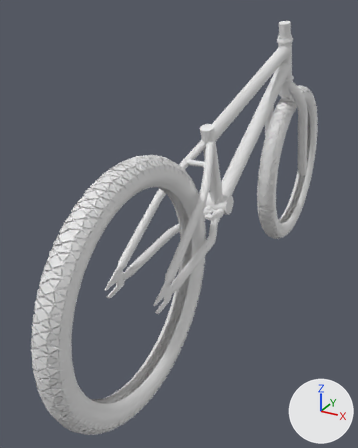
Renders of the Blender file bmx/bmx.blend from each side of a commit.
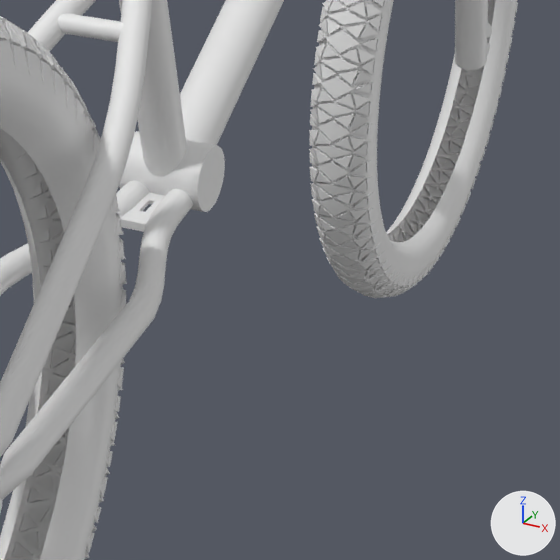
There are two pictures of each version: one whole from a camera (50 mm lens) standing at (0.673, -1.689, 0.352) and looking at (-0.155, -0.184, -0.401), one close up on the part from 48% to 91% of the width and 35% to 70% of the height. The lights are fixed; the arrows at lower right show +X, +Y and +Z.

Before the edit, the objects in view are built like this:
```python
me_cylinder_004 = bpy.data.meshes.new('Cylinder.004')
me_cylinder_004.from_pydata(...)  # a 28-sided cylinder along z spanning x -0.04..0.04, y -0.04..0.04, z -1.0..1.0
me_cylinder_004.polygons.foreach_set('use_smooth', [True] * 30)
me_cylinder_008 = bpy.data.meshes.new('Cylinder.008')
me_cylinder_008.from_pydata(...)  # 308 vertices, 282 faces; spans x 0.03..0.27, y -0.04..0.04, z -1.0..1.01
me_cylinder_008.polygons.foreach_set('use_smooth', [True] * 282)
me_cylinder_009 = bpy.data.meshes.new('Cylinder.009')
me_cylinder_009.from_pydata(...)  # a 28-sided cylinder along z spanning x -0.04..0.04, y -0.04..0.04, z -1.0..1.0
me_cylinder_009.polygons.foreach_set('use_smooth', [True] * 30)
ob_cylinder_002 = bpy.data.objects.new('Cylinder.002', me_cylinder_004)
ob_cylinder_002.location = (0.0, -0.235, -0.139)
ob_cylinder_002.rotation_euler = (0.343, 0.0, 0.0)  # degrees (20, 0, 0)
ob_cylinder_002.scale = (0.547, 0.547, 0.149)
ob_cylinder_008 = bpy.data.objects.new('Cylinder.008', me_cylinder_008)
ob_cylinder_008.location = (0.0, -0.424, -0.341)
ob_cylinder_008.rotation_euler = (1.714, 0.0, 0.0)  # degrees (98, 0, 0)
ob_cylinder_008.scale = (0.34, 0.34, 0.241)
_m = ob_cylinder_008.modifiers.new('Mirror', 'MIRROR')
ob_cylinder_009 = bpy.data.objects.new('Cylinder.009', me_cylinder_009)
ob_cylinder_009.location = (0.0, -0.172, -0.292)
ob_cylinder_009.rotation_euler = (0.0, 1.571, 0.0)  # degrees (0, 90, 0)
ob_cylinder_009.scale = (0.829, 0.829, 0.043)
# also in view: 'Plane' at (0.0, 0.694, -0.376); 'Cylinder.010' at (0.0, -0.349, -0.098); 'Cylinder.007' at (0.0, -0.501, -0.217); 'Cylinder.005' at (0.0, 0.596, -0.17); 'Plane.001' at (0.0, -0.708, -0.376)
```
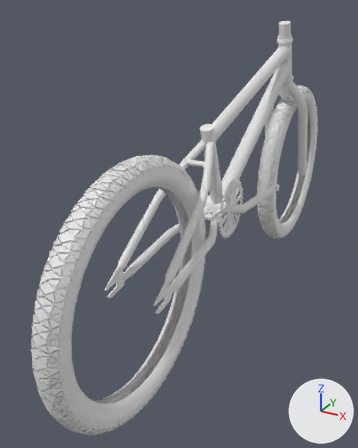
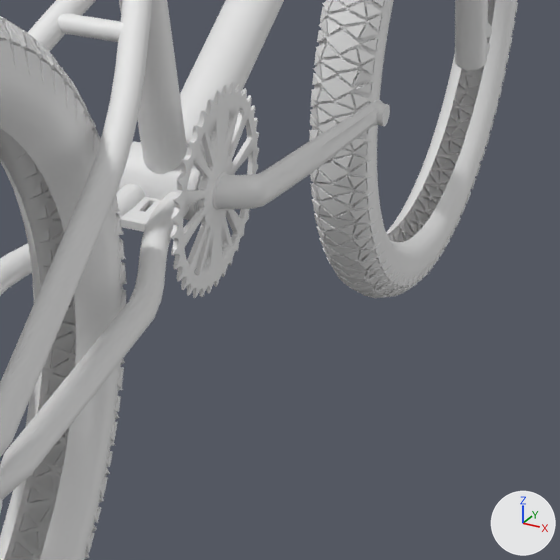
Boxes (x1, y1, x2, y2) around the edits, measured in the close-ups (560 x 560 px):
'Circle', added: after (171, 82, 259, 298)
'BezierCurve', added: after (212, 99, 390, 210)
'Cylinder.009', moved: before (119, 131, 225, 212); after (116, 142, 208, 220)

The change, as a diff of the scene's bpy script:
```diff
--- a/bmx/bmx.blend.py
+++ b/bmx/bmx.blend.py
@@ me_beziercurve_001 @@
+me_beziercurve_001.from_pydata(...)  # 1103 vertices, 1104 faces; spans x 0.05..0.126, y -0.017..0.313, z -0.018..0.018
+me_beziercurve_001.polygons.foreach_set('use_smooth', [True] * 1104)
@@ me_cylinder @@
+me_cylinder.from_pydata(...)  # an 18-sided cylinder along z spanning x -0.0098..0.0098, y -0.01..0.01, z -0.01..0.01
+me_cylinder.polygons.foreach_set('use_smooth', [True] * 20)
@@ me_circle @@
+me_circle.from_pydata(...)  # 224 vertices, 226 faces; spans x 0.0..0.0054, y -0.1067..0.0, z 0.0..0.1067
+me_circle.polygons.foreach_set('use_smooth', [True] * 226)
@@ me_cylinder_011 @@
+me_cylinder_011.from_pydata(...)  # 112 vertices, 85 faces; spans x 0.0..0.0496, y -0.032..0.032, z -0.032..0.032
+me_cylinder_011.polygons.foreach_set('use_smooth', [True] * 85)
@@ ob_cylinder_009 @@
 ob_cylinder_009 = bpy.data.objects.new('Cylinder.009', me_cylinder_009)
-ob_cylinder_009.location = (0.0, -0.172, -0.292)
+ob_cylinder_009.location = (0.0, -0.179, -0.301)
 ob_cylinder_009.rotation_euler = (0.0, 1.571, 0.0)  # degrees (0, 90, 0)
@@ ob_beziercurve @@
+ob_beziercurve = bpy.data.objects.new('BezierCurve', me_beziercurve_001)
+ob_beziercurve.location = (0.0, -0.179, -0.301)
@@ ob_circle @@
+ob_circle = bpy.data.objects.new('Circle', me_circle)
+ob_circle.location = (0.05, -0.179, -0.301)
+_vg = ob_circle.vertex_groups.new(name='Group')
+_vg.add([13, 15, 18, 31, 33, 53, 55, 58, 71, 73], 1.0, 'REPLACE')
+_vg = ob_circle.vertex_groups.new(name='Group.001')
+_vg.add([14, 17, 32, 36, 37, 54, 57, 72, 76, 77], 1.0, 'REPLACE')
+_m = ob_circle.modifiers.new('Bevel', 'BEVEL')
+_m.width = 0.003
+_m.width_pct = 0.003
+_m.segments = 3
+_m.limit_method = 'VGROUP'
+_m.vertex_group = 'Group'
+_m = ob_circle.modifiers.new('Bevel.001', 'BEVEL')
+_m.width = 0.003
+_m.width_pct = 0.003
+_m.segments = 3
+_m.limit_method = 'VGROUP'
+_m.vertex_group = 'Group.001'
+_m = ob_circle.modifiers.new('Boolean', 'BOOLEAN')
+_m.object = ob_cylinder_011
+_m.solver = 'FLOAT'
+_m = ob_circle.modifiers.new('Mirror', 'MIRROR')
+_m.use_axis = (False, True, True)
@@ ob_cylinder_011 @@
+ob_cylinder_011 = bpy.data.objects.new('Cylinder.011', me_cylinder)
+ob_cylinder_011.location = (0.0604, -0.199, -0.235)
+ob_cylinder_011.rotation_euler = (0.0, 1.571, 0.0)  # degrees (0, 90, 0)
+ob_cylinder_011.scale = (0.665, 0.665, 1.0)
+ob_cylinder_011.hide_set(True)  # wire or fog, not drawn
@@ ob_cylinder_012 @@
+ob_cylinder_012 = bpy.data.objects.new('Cylinder.012', me_cylinder_011)
+ob_cylinder_012.location = (0.0, -0.179, -0.301)
+_m = ob_cylinder_012.modifiers.new('Mirror', 'MIRROR')
```
